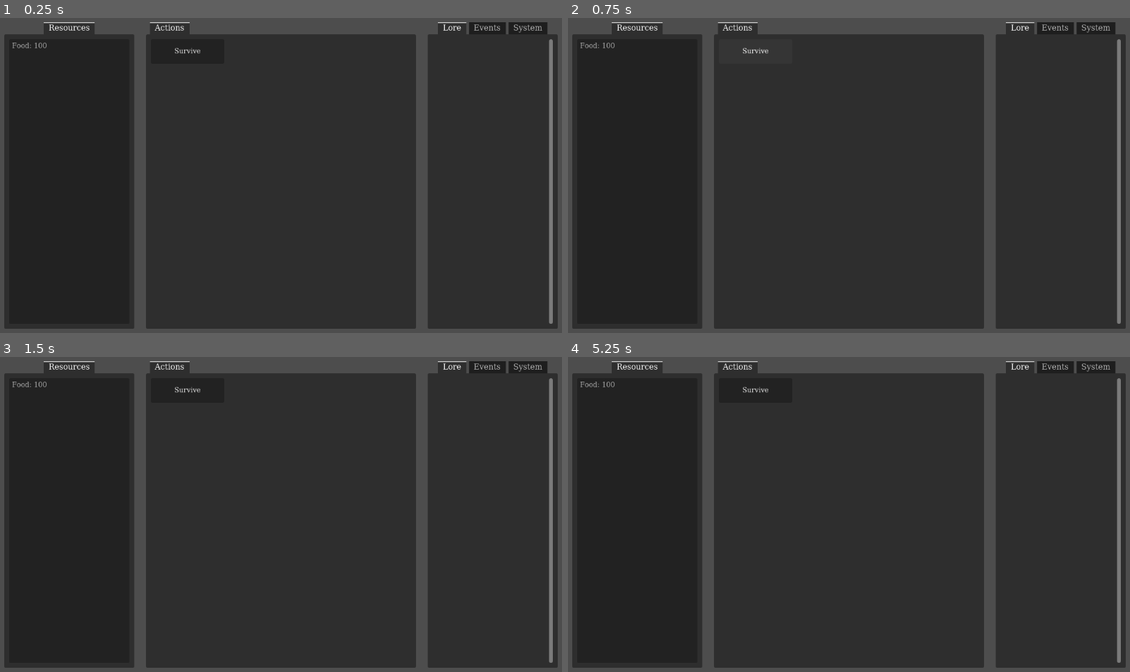
Above: before the commit, frames 1-4 (two rows, left to right).
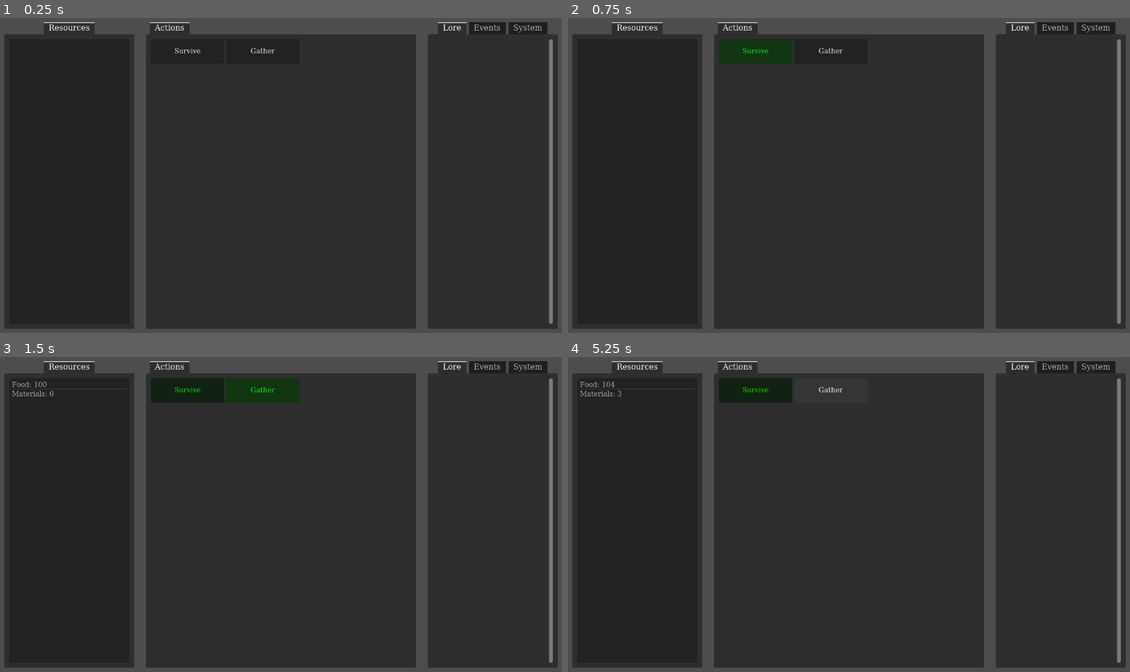
Above: after the commit, the same moments.

Repository: lom1222/Amulet
Game: Godot game, scene res://scenes/control.tscn
The game is run twice, just before and just after one commit, with the same random seed, the same clock (stepped at 60 frames per second) and the same inputs. The project has no main scene, so this scene is started directly.
Inputs (mouse positions are in pixels of both pictures, inside the frame that each line leads up to):
- Up to frame 1 (0.25 s): no input
- Up to frame 2 (0.75 s): click "Survive" at 0.5 s
- Up to frame 3 (1.5 s): click (264, 391) at 1.25 s, where only the run after the commit has a clickable "Gather"
- Up to frame 4 (5.25 s): click "Survive" at 2 s; click (832, 391) at 2.75 s, where only the run after the commit has a clickable "Gather"; click "Survive" at 3.5 s; click (832, 391) at 4.25 s, where only the run after the commit has a clickable "Gather"; tap Enter at 5 s

The runs differ from the first frame. In frame 1, less than 0.1% of the frame differs, in the area x 2-49%, y 7-12%; in frame 2, 1.1%; in frame 3, 1.1%, in the area x 2-54%, y 6-15%; in frame 4, 0.2%.
Error before the commit: Invalid access to property or key 'data' on a base object of type 'Node (playerData.gd)'. (res://scripts/autoload/actionManager.gd:17)

Commit message:
redone actions and resources
changed everything to be data scripts, created unlock listener, wrapped local signals

Diff:
--- /dev/null
+++ b/data/actionData.gd
@@ -0,0 +1,24 @@
+extends RefCounted
+class_name ActionData
+
+static func get_actions() -> Array[GameAction]:
+	var actions: Array[GameAction] = []
+
+	actions.append(GameAction.new(
+		"Survive", #name
+		"Scavenge and Hunt for Food", #tooltip
+		[ModifierEntry.new("food", 1.0, 0.0, 1.0)], #resource modifiers
+		func() -> bool: return true, #unlock condition
+		func(): return, #on_unlock function
+	))
+
+	actions.append(GameAction.new(
+		"Gather", #name
+		"Collect Basic Materials", #tooltip
+		[ModifierEntry.new("materials", 1.0, 0.0, 1.0)], #resource modifiers
+		func() -> bool: return true, #unlock condition
+		func(): return, #on_unlock function
+	))
+
+
+	return actions
--- a/data/actions/action_survive.tres
+++ /dev/null
@@ -1,17 +0,0 @@
-[gd_resource type="Resource" script_class="GameAction" format=3 uid="uid://0u24gkswatyt"]
-
-[ext_resource type="Script" uid="uid://c5xx4ibshfqox" path="res://scripts/data_structures/action.gd" id="1_daioi"]
-[ext_resource type="Script" uid="uid://bm7gm680tqh37" path="res://scripts/data_structures/modifierEntry.gd" id="1_js1xn"]
-
-[sub_resource type="Resource" id="Resource_js1xn"]
-script = ExtResource("1_js1xn")
-resource = "food"
-base_increased = 1.0
-
-[resource]
-script = ExtResource("1_daioi")
-name = "Survive"
-tooltip = "Scavenge for Food; look for shelter and help.
-Food Production: +1 / Day"
-resource_modifiers = Array[ExtResource("1_js1xn")]([SubResource("Resource_js1xn")])
-metadata/_custom_type_script = "uid://c5xx4ibshfqox"
--- /dev/null
+++ b/data/resourceData.gd
@@ -0,0 +1,27 @@
+extends RefCounted
+class_name ResourceData
+
+static func get_resources() -> Dictionary[String, GameResource]:
+	var resources: Dictionary[String, GameResource] = {}
+
+	resources["food"] = GameResource.new(
+		"food", #name
+		"Berries and Raw Meat", #tooltip
+		100, #initial amount
+		true, #is_limited_resource
+		1e9, #resource_pool
+		func() -> bool: return true, #unlock condition
+		func(): return false, #on_unlock function
+	)
+
+	resources["materials"] = GameResource.new(
+		"materials", #name
+		"Sticks and Stones", #tooltip
+		0, #initial amount
+		true, #is_limited_resource
+		1e9, #resource_pool
+		func() -> bool: return true, #unlock condition
+		func(): return false, #on_unlock function
+	)
+
+	return resources
--- a/project.godot
+++ b/project.godot
@@ -23,6 +23,7 @@
 ActionManager="*uid://ciyo5ll1i1245"
 DataValidator="*uid://ckgnpicxe23wm"
 SaveManager="*uid://bnlwdj8jirc7f"
+UnlockListener="*uid://hp5hopbobkeq"
 GlobalSignals="*uid://dqyb48asrxuq5"
 
 [gui]
--- a/scripts/attached/actionsListUI.gd
+++ b/scripts/attached/actionsListUI.gd
@@ -10,18 +10,12 @@
 	for child in get_children():
 		child.queue_free()
 
-	var dir = DirAccess.open(action_data_folder)
-	if dir:
-		dir.list_dir_begin()
-		var file_name = dir.get_next()
+	var game_actions = ActionManager.game_actions
 
-		while file_name != "":
-			if file_name.ends_with(".tres"):
-				var game_action = load(action_data_folder + file_name) as GameAction
-				var has_valid_names = DataValidator.validate_resource_names(game_action.resource_modifiers)
-				LogManager.add_log("[%s] validation: [%s]" % [file_name, has_valid_names], "sys", "green" if has_valid_names else "red")
-				_create_button(game_action)
-			file_name = dir.get_next()
+	for game_action: GameAction in game_actions:
+		var has_valid_names = DataValidator.validate_resource_names(game_action.resource_modifiers)
+		LogManager.add_log("[%s] validation: [%s]" % [game_action.name, has_valid_names], "sys", "green" if has_valid_names else "red")
+		_create_button(game_action)
 
 func _create_button(data):
 	var button = action_button_scene.instantiate()
--- a/scripts/attached/resourceList.gd
+++ b/scripts/attached/resourceList.gd
@@ -44,7 +44,7 @@
 func _update_tooltip_value(resource: GameResource):
 	set_item_tooltip(resource_indexes[resource.name],resource.tooltip)
 
-func _on_resource_unlocked(_resource_name:String):
+func _on_resource_unlocked(_resource: GameResource):
 	_build_ui_list()
 
 func _on_resource_tooltip_changed(resource: GameResource):
--- a/scripts/attached/scene_root.gd
+++ b/scripts/attached/scene_root.gd
@@ -5,4 +5,4 @@
 	ready.connect(_on_ready)
 
 func _on_ready():
-	GlobalSignals.game_ready.emit()
+	GlobalSignals.emit_game_ready()
--- a/scripts/autoload/actionManager.gd
+++ b/scripts/autoload/actionManager.gd
@@ -5,7 +5,10 @@
 signal actions_list_changed
 signal action_toggled(action: GameAction)
 
+var game_actions: Array[GameAction] = []
+
 func _ready() -> void:
+	game_actions = ActionData.get_actions()
 	update_action_list()
 
 func toggle_action(action: GameAction) -> bool:
@@ -14,7 +17,7 @@
 		active_actions.erase(action)
 		toggle_state = false
 	else:
-		if active_actions.size() == PlayerData.data["max_simultaneous_actions"]:
+		if active_actions.size() == PlayerData.max_simultaneous_actions:
 			active_actions.remove_at(0)
 		active_actions.append(action)
 		toggle_state = true
--- a/scripts/autoload/configManager.gd
+++ b/scripts/autoload/configManager.gd
@@ -3,7 +3,8 @@
 const CONFIG_FILE_PATH = "user//:config_0.cfg"
 
 var configs = {
-	"auto_save_frequency": 60.0,
+	"AUTO_SAVE_FREQUENCY": 60.0,
+	"UNLOCK_CHECK_FREQUENCY": 1.0,
 	"DISABLE_SAVING": false,
 	"DISABLE_LOADING": false,
 	"PRINT_CONFIGS_ON_STARTUP": true
--- a/scripts/autoload/dataValidator.gd
+++ b/scripts/autoload/dataValidator.gd
@@ -13,4 +13,4 @@
 	var names : Array[String] = []
 	for modifier: ModifierEntry in modifiers:
 		names.append(modifier.resource)
-	return names.all(func(resource:String): return Inventory.RESOURCE_LIST.has(resource))
+	return names.all(func(resource:String): return Inventory.resources.keys().has(resource))
--- a/scripts/autoload/globalSignals.gd
+++ b/scripts/autoload/globalSignals.gd
@@ -1,5 +1,26 @@
 extends Node
 
-signal resource_unlocked(resource_name: String)
+signal resource_unlocked(resource: GameResource)
 signal resource_tooltip_changed(resource: GameResource)
 signal game_ready
+signal action_unlocked(action: GameAction)
+
+func emit_resource_unlocked(resource: GameResource):
+	resource_unlocked.emit(resource)
+
+func emit_resource_tooltip_changed(resource: GameResource):
+	resource_tooltip_changed.emit(resource)
+
+func emit_game_ready():
+	game_ready.emit()
+
+func emit_action_unlocked(action: GameAction):
+	action_unlocked.emit(action)
+
+func emit_unlockable_unlocked(unlockable: Unlockable):
+	if unlockable is GameAction:
+		emit_action_unlocked(unlockable)
+	elif unlockable is GameResource:
+		emit_resource_unlocked(unlockable)
+	else:
+		return false
--- a/scripts/autoload/inventory.gd
+++ b/scripts/autoload/inventory.gd
@@ -2,17 +2,9 @@
 
 var resources: Dictionary[String, GameResource] = {}
 
-const RESOURCE_LIST: Array[String] = [
-	"food"
-]
-
 
 func _ready() -> void:
-	for resource_name in RESOURCE_LIST:
-		var new_resource = GameResource.new()
-		new_resource.name = resource_name
-		resources[resource_name] = new_resource
-	return
+	resources = ResourceData.get_resources()
 
 func _process(delta: float) -> void:
 	for resource in resources.values():
@@ -20,13 +12,9 @@
 	return
 
 func initialize_resource_data():
-	unlock_resource("food")
-	resources["food"].amount = 100
-	resources["food"].rate_enabled = true
-	resources["food"].resource_pool = 1000000000
 	return true
 
 func unlock_resource(resource_name):
 	resources[resource_name].unlocked = true
-	GlobalSignals.resource_unlocked.emit(resource_name)
+	GlobalSignals.emit_resource_unlocked(resource_name)
 	return
--- a/scripts/autoload/logManager.gd
+++ b/scripts/autoload/logManager.gd
@@ -18,7 +18,7 @@
 	if log_type == "sys":
 		time_stamp = Time.get_datetime_string_from_system(false, true)
 	else:
-		time_stamp = Time.get_time_string_from_unix_time(PlayerData.game_time)
+		time_stamp = Time.get_time_string_from_unix_time(floor(PlayerData.game_time))
 	new_log_entry = "[color=%s][%s][/color] %s" % [time_stamp_color, time_stamp, new_log_entry]
 
 	log_history[log_type].append(new_log_entry)
--- a/scripts/autoload/saveManager.gd
+++ b/scripts/autoload/saveManager.gd
@@ -3,15 +3,18 @@
 const SAVE_FILE_PATH = "user://save_0.cfg"
 
 func _ready() -> void:
+	_create_auto_save_timer()
+	var game_loaded = _load_game()
+	if not game_loaded:
+		_initialize_game_data()
+
+func _create_auto_save_timer():
 	var auto_save_timer =  Timer.new()
 	add_child(auto_save_timer)
-	auto_save_timer.wait_time = ConfigManager.configs["auto_save_frequency"]
+	auto_save_timer.wait_time = ConfigManager.configs["AUTO_SAVE_FREQUENCY"]
 	auto_save_timer.autostart = true
 	auto_save_timer.timeout.connect(_on_auto_save_timer_timeout)
 	auto_save_timer.start()
-	var game_loaded = _load_game()
-	if not game_loaded:
-		_initialize_game_data()
 
 func _save_game():
 	if ConfigManager.configs["DISABLE_SAVING"]:
--- /dev/null
+++ b/scripts/autoload/unlockListener.gd
@@ -0,0 +1,45 @@
+extends Node
+
+var unlockable_list: Array[Unlockable] = []
+
+func _ready() -> void:
+	unlockable_list = _collect_unlockables()
+	_set_unlock_check_timer()
+
+func _set_unlock_check_timer():
+	var unlock_check_timer =  Timer.new()
+	add_child(unlock_check_timer)
+	unlock_check_timer.wait_time = ConfigManager.configs["UNLOCK_CHECK_FREQUENCY"]
+	unlock_check_timer.autostart = true
+	unlock_check_timer.timeout.connect(_on_unlock_check_timer_timeout)
+	unlock_check_timer.start()
+	return
+
+func _collect_unlockables() -> Array[Unlockable]:
+	var unlockables: Array[Unlockable] = []
+	unlockables.append_array(_get_unlockable_resources())
+	unlockables.append_array(_get_unlockable_actions())
+	return unlockables
+
+func _get_unlockable_resources() -> Array[Unlockable]:
+	var unlockable_resources: Array[Unlockable] = []
+	for resource:GameResource in  Inventory.resources.values():
+		if not resource.unlocked:
+			unlockable_resources.append(resource)
+	return unlockable_resources
+
+func _get_unlockable_actions() -> Array[Unlockable]:
+	var unlockable_actions: Array[Unlockable] = []
+	for action:GameAction in ActionManager.game_actions:
+		if not action.unlocked:
+			unlockable_actions.append(action)
+	return unlockable_actions
+
+func _on_unlock_check_timer_timeout():
+	var unlockables_to_remove = []
+	for unlockable: Unlockable in unlockable_list:
+		var unlocked = unlockable.check_unlock_condition()
+		if unlocked:
+			unlockables_to_remove.append(unlockable)
+	for unlockable: Unlockable in unlockables_to_remove:
+		unlockable_list.erase(unlockable)
--- a/scripts/data_structures/action.gd
+++ /dev/null
@@ -1,19 +0,0 @@
-@tool
-extends Resource
-class_name GameAction
-
-@export var name: String = "blank"
-@export_multiline var tooltip: String = "blank"
-@export var icon: Texture2D
-var unlocked = false
-var depreciated = false
-
-@export var resource_modifiers: Array[ModifierEntry] = []:
-	set(value):
-		resource_modifiers = value
-		if resource_modifiers[resource_modifiers.size()-1] == null:
-			resource_modifiers[resource_modifiers.size()-1] = ModifierEntry.new()
-
-func update_dependant_resource_rates():
-	for modifier:ModifierEntry in resource_modifiers:
-		Inventory.resources[modifier.resource].update_rate_and_ui()
--- /dev/null
+++ b/scripts/data_structures/gameAction.gd
@@ -0,0 +1,15 @@
+class_name GameAction extends Unlockable
+
+var resource_modifiers: Array[ModifierEntry]
+
+func update_dependant_resource_rates():
+	for modifier:ModifierEntry in resource_modifiers:
+		Inventory.resources[modifier.resource].update_rate_and_ui()
+
+func _init(_name: String = "blank", _tooltip: String = "blank", _resource_modifiers: Array[ModifierEntry] = [], _unlock_condition: Callable = func() -> bool: return false, _on_unlock_function: Callable = func() -> bool: return false) -> void:
+	type = "action"
+	name = _name
+	tooltip = _tooltip
+	resource_modifiers = _resource_modifiers
+	unlock_condition = _unlock_condition
+	on_unlock_function = _on_unlock_function
--- a/scripts/data_structures/gameResource.gd
+++ b/scripts/data_structures/gameResource.gd
@@ -1,17 +1,12 @@
-extends RefCounted
-class_name GameResource
+class_name GameResource extends Unlockable
 
-var name: String = "blank"
-var tooltip: String = "blank"
-var amount: float = 0.0
+var amount: float
 var rate: float = 0.0
 
-var unlocked: bool = false
-var rate_enabled: bool = false
-var depreciated: bool = false
+var rate_enabled: bool = true
 
-var is_limited_resource: bool = true
-var resource_pool: float = 0
+var is_limited_resource: bool
+var resource_pool: float
 
 var base_rate: float = 0
 var percent_increase: float = 100
@@ -36,9 +31,10 @@
 		return
 	_update_rate_variables()
 	rate = _get_new_rate()
+	if not unlocked:
+		return
 	tooltip = _generate_tooltip()
-	GlobalSignals.resource_tooltip_changed.emit(self)
-
+	GlobalSignals.emit_resource_tooltip_changed(self)
 
 func _get_new_rate() -> float:
 	if not rate_enabled:
@@ -71,6 +67,8 @@
 	var tooltip_lines: Array[String] = []
 
 	tooltip_lines.append("[color=%s][b]%s:[/b][/color]" % ["white",name.capitalize()])
+	if not rate_enabled:
+		tooltip_lines.append("[color=%s][b]DISABLED[/b][/color]" % ["red"])
 
 	if not base_rate_modifiers.is_empty():
 		tooltip_lines.append("[color=%s][b]   Production:[/b][/color]" % ["grey"])
@@ -166,3 +164,13 @@
 	resource_pool = data["resource_pool"]
 	total_created = data["total_created"]
 	update_rate_and_ui()
+
+func _init(_name: String = "blank", _tooltip: String = "blank", _amount: float = 0.0, _is_limited_resource: bool = true, _resource_pool: float = 0, _unlock_condition: Callable = func() -> bool: return false, _on_unlock_function: Callable = func() -> bool: return false) -> void:
+	type = "resource"
+	name = _name
+	tooltip = _tooltip
+	amount = _amount
+	is_limited_resource = _is_limited_resource
+	resource_pool = _resource_pool
+	unlock_condition = _unlock_condition
+	on_unlock_function = _on_unlock_function
--- a/scripts/data_structures/modifierEntry.gd
+++ b/scripts/data_structures/modifierEntry.gd
@@ -1,10 +1,15 @@
-extends Resource
-class_name ModifierEntry
+class_name ModifierEntry extends Resource
 
-@export var resource : String = "blank"
-@export var base_increased : float = 0.0
-@export var percent_increased : float = 0.0
-@export var multiplier : float = 1.0
+var resource : String
+var base_increased : float
+var percent_increased : float
+var multiplier : float
 
 var source : String = ""
 var source_type : String = ""
+
+func _init(_resource : String = "blank", _base_increased : float = 0.0, _percent_increased : float = 0.0, _multiplier : float = 1.0) -> void:
+	resource = _resource
+	base_increased = _base_increased
+	percent_increased = _percent_increased
+	multiplier = _multiplier
--- /dev/null
+++ b/scripts/data_structures/unlockable.gd
@@ -0,0 +1,21 @@
+class_name Unlockable extends RefCounted
+
+var name: String
+var tooltip: String
+var icon: Texture2D
+var type: String = "blank"
+
+var unlocked: bool = false
+var depreciated: bool = false
+
+var unlock_condition: Callable
+var on_unlock_function: Callable
+
+func check_unlock_condition() -> bool:
+	if unlocked:
+		return true
+	unlocked = unlock_condition.call()
+	if unlocked:
+		GlobalSignals.emit_unlockable_unlocked(self)
+		on_unlock_function.call()
+	return unlocked
Not shown, added: data/actionData.gd.uid
Not shown, added: data/resourceData.gd.uid
Not shown, added: scripts/autoload/unlockListener.gd.uid
Renamed: scripts/data_structures/action.gd.uid -> scripts/data_structures/gameAction.gd.uid
Not shown, added: scripts/data_structures/unlockable.gd.uid
